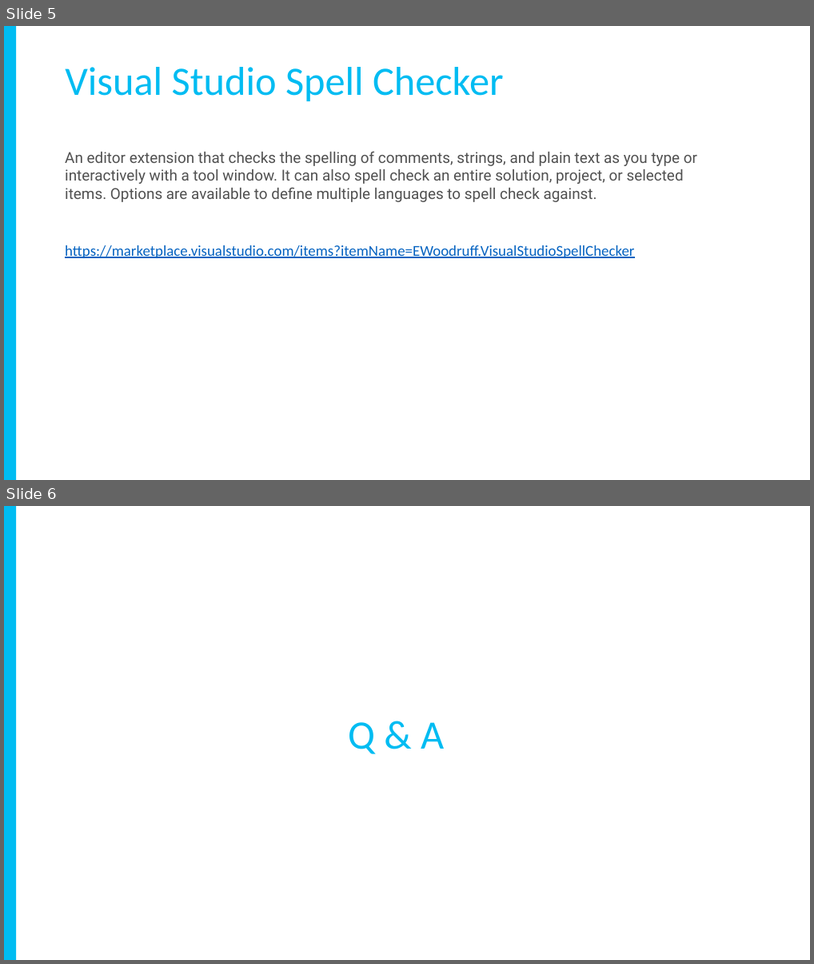
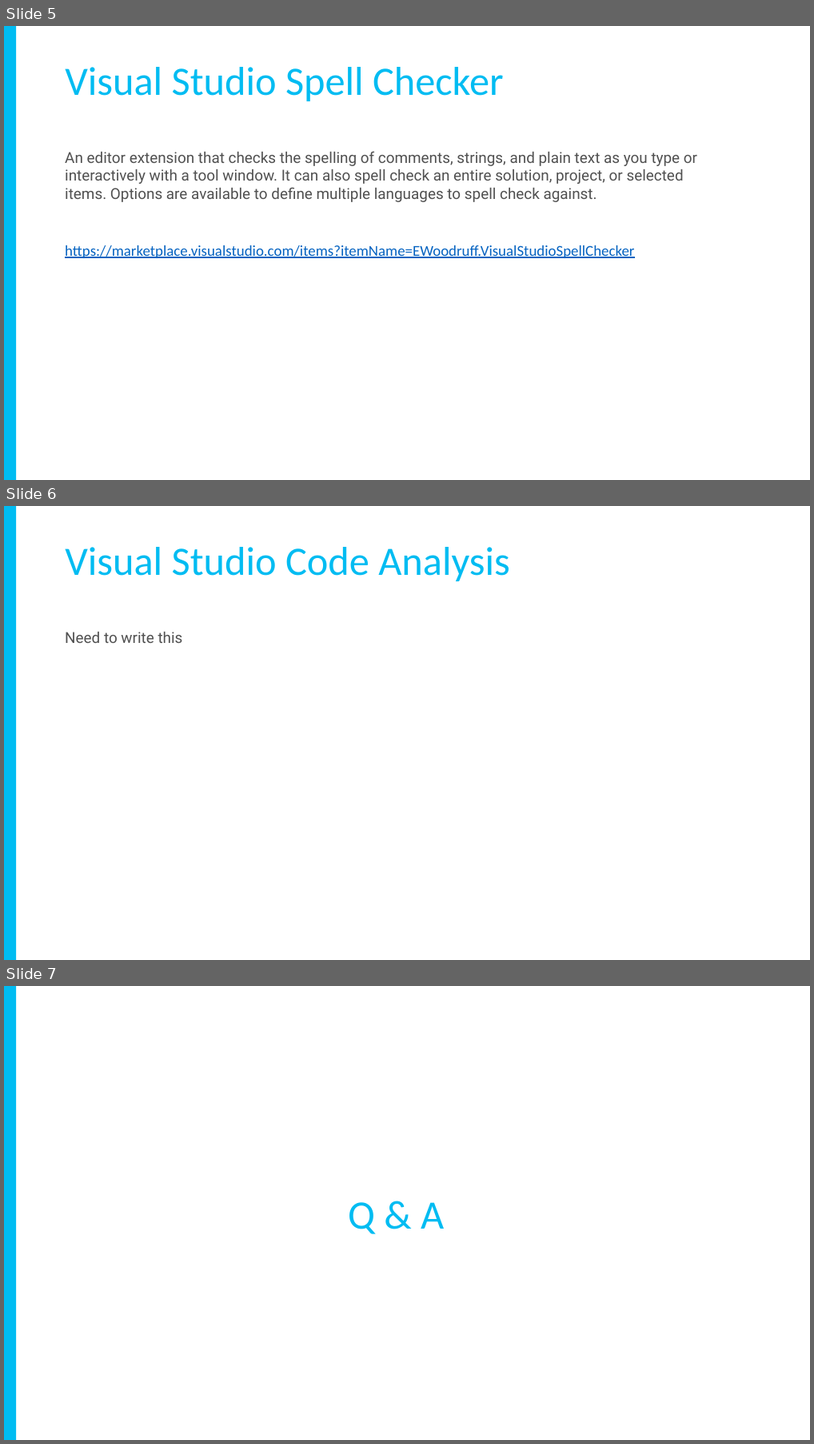
Before and after one commit to yadavavijay/tips-tricks, a slide deck: Slides.pptx. Shown one above the other, each under a label of ours: slides 5 and 6 before the commit, slides 5, 6 and 7 after it. The pictures are 814x964 and 814x1444 pixels, drawn with LibreOffice and Linux fonts; fonts in the diff are those of the drawing. Boxes give left, top, right and bottom in pixels: in the first picture for what was removed or moved away, otherwise in the second. Text is boxed around its words. In the diff, an @@ line names an element or a change of style, - is before the commit and + after.

Commit message:
slide updated

```diff
--- a/Slides.pptx
+++ b/Slides.pptx
@@ slide 6 added at bbox=[4, 506, 810, 960], background #FFFFFF @@
@@ rectangle added at bbox=[4, 506, 16, 960], fill #00BCF2 @@
@@ text added at bbox=[65, 547, 510, 581], 48 pt, text #00BCF2 @@
+Visual Studio Code Analysis
@@ text added at bbox=[65, 632, 183, 643], 18 pt, text #505050 @@
+Need to write this
@@ what was slide 6 is now slide 7 @@
```
